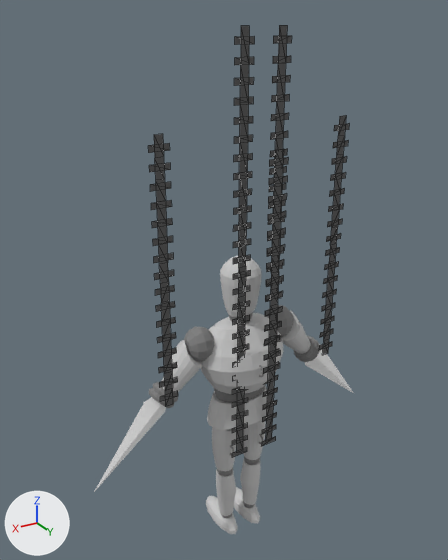
The FBX model Assets/ART/3D/Props/Enemy/heavy_enemy_idle.FBX, before and after one commit.
Both versions are drawn from a camera (50 mm lens) standing at (0.976, 1.524, 1.755) and looking at (0.031, -0.051, 0.968). Lighting does not change. The marker at lower left points along +X, +Y and +Z. Mesh edges are drawn as thin lines on the coarser meshes.

Objects in the first picture: 'Chara_Heavy_Resize', 'Wire_Chara_Heavy_Resize'.
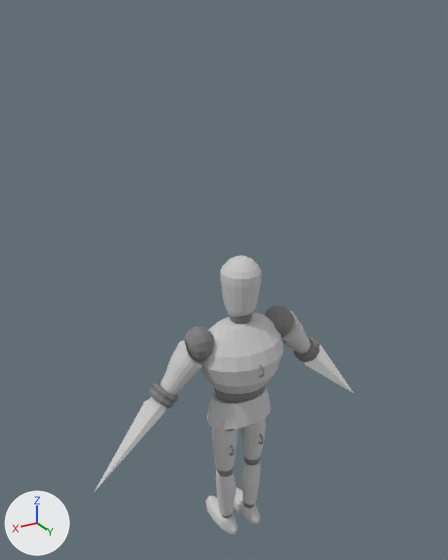
Boxes [x1, y1, x2, y2] around the edits, measured in the pictures (448 x 560 px):
'Wire_Chara_Heavy_Resize', deleted: before [148, 25, 349, 458]

Diff of the bpy script that builds the scene:
```diff
--- a/Assets/ART/3D/Props/Enemy/heavy_enemy_idle.FBX.py
+++ b/Assets/ART/3D/Props/Enemy/heavy_enemy_idle.FBX.py
@@ ob_wire_chara_heavy_resize @@
-ob_wire_chara_heavy_resize = bpy.data.objects.new('Wire_Chara_Heavy_Resize', me_mesh)
-ob_wire_chara_heavy_resize.location = (0.0, 0.131, 0.732)
```
